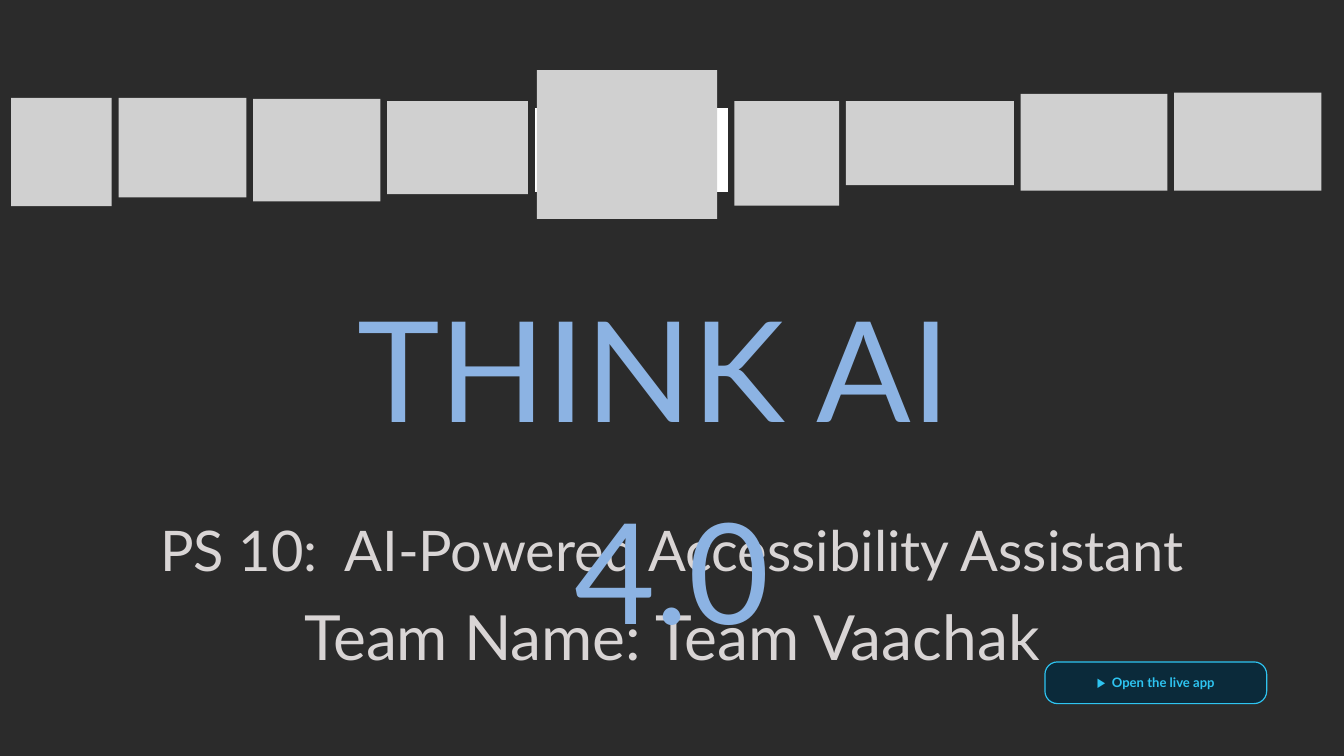
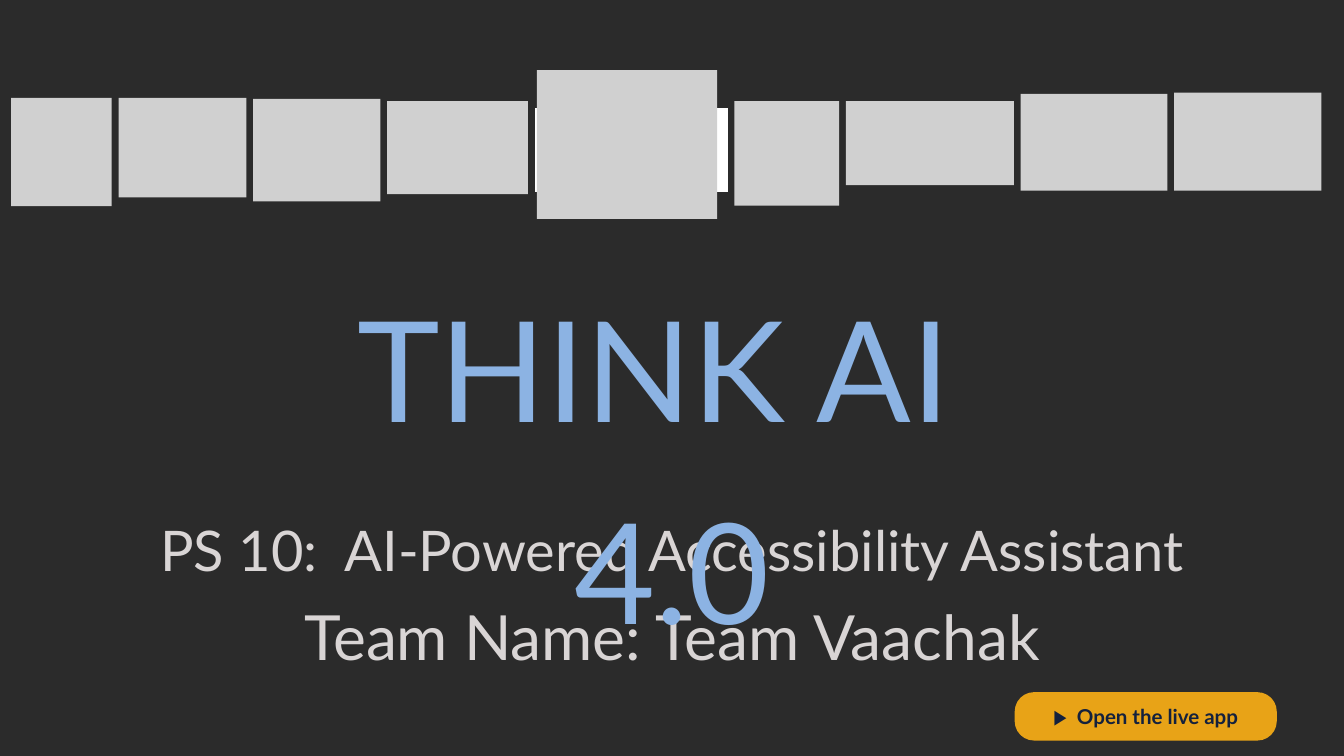
Before and after one commit to anveshchafle-cmd/vaachak, a slide deck: slide 1 of frontend/public/Vaachak-THINK-AI-4.0.pptx. Drawn at 1344x756 pixels with LibreOffice and Linux fonts; fonts in the diff are those of the drawing; grey boxes stand for pictures; background and template pictures are left out; a plain dark background stands for a picture behind light text. Boxes give left, top, right and bottom in pixels: in the first picture for what was removed or moved away, otherwise in the second. Text is boxed around its words. In the diff, an @@ line names an element or a change of style, - is before the commit and + after.

```diff
--- a/frontend/public/Vaachak-THINK-AI-4.0.pptx
+++ b/frontend/public/Vaachak-THINK-AI-4.0.pptx
@@ text "▶ Open the live app": place and size @@
-text "▶ Open the live app" at [1112, 677, 1214, 689]
+text "▶ Open the live app" at [1077, 708, 1238, 728]
@@ text "▶ Open the live app" at [1077, 708, 1238, 728]: size 14 to 22 pt, text colour #2EC4F1 to #14213D @@
@@ rounded rectangle: place and size @@
-rounded rectangle at [1045, 662, 1267, 704]
+rounded rectangle at [1015, 692, 1277, 741]
@@ rounded rectangle at [1015, 692, 1277, 741]: fill #0B2A3A to #E8A317; outline #2EC4F1 1.25 pt to none; proportions changed @@
```
Also in this commit, not shown: 7 other slides changed, 1 other file.
